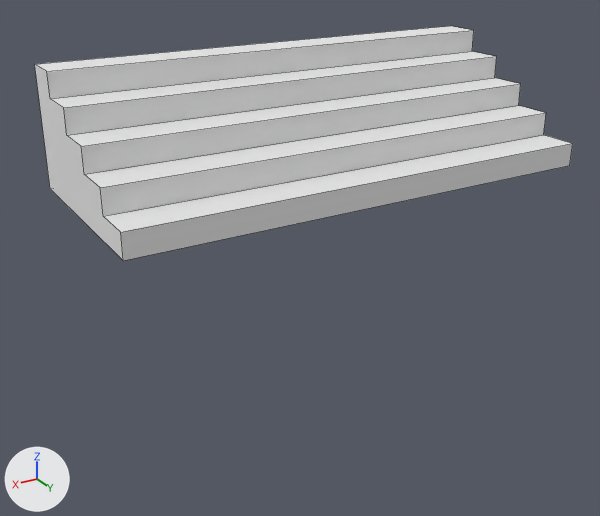
A saved change to the Blender file Models/Stands.blend.
The view is the same before and after, from a camera (50 mm lens) standing at (10.58, 15.13, 6.26) and looking at (0.5, -1.68, -2.14). Arrows for +X, +Y and +Z are at lower left; the lights stay in place. Mesh edges are drawn as thin lines.
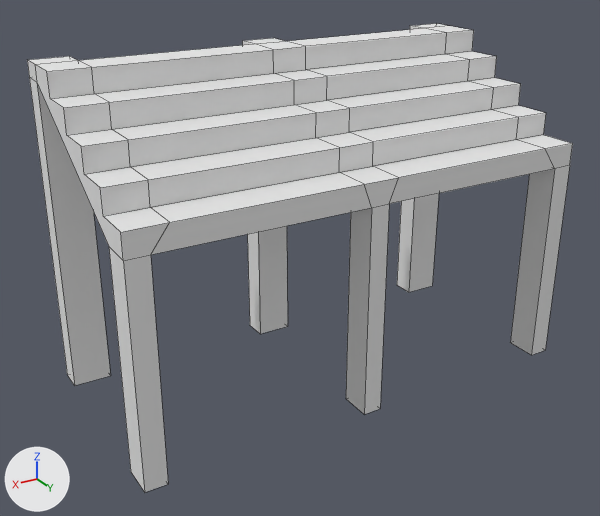
Boxes (x1, y1, x2, y2) around the edits, measured in the pictures (600 x 516 px):
'Cube', reshaped (99% taller): before (35, 26, 573, 261); after (27, 24, 573, 492)

The change, as a list of edits to the scene's bpy script:
```text
Change me_cube:
    used by ob_cube; location = (0.0, 0.0, 0.0)
    remove me_cube.from_pydata(...)  # 24 vertices, 14 faces; spans x -6.0..6.0, y -4.0..1.0, z 0.0..2.91
    add me_cube.from_pydata(...)  # 114 vertices, 103 faces; spans x -6.0..6.0, y -4.65..1.0, z -5.43..2.91
    me_cube part 1
    2 vertices are removed from x -6.0..6.0, y -4.0, z 0.0
    14 faces are deleted
    12 vertices are added at x -6.0..6.0, y 0.17, z -5.43..0.0
    10 new vertices lie (-0.98, 0.0, 0.0) away from vertices in x 6.0, y -4.0..1.0, z 0.58..2.91
    10 new vertices lie (0.98, 0.0, 0.0) away from vertices in x -6.0, y -4.0..1.0, z 0.58..2.91
    10 new vertices lie (-4.55, 0.0, 0.0) away from vertices in x 5.02, y -4.0..1.0, z 0.58..2.91
    10 new vertices lie (4.55, 0.0, 0.0) away from vertices in x -5.02, y -4.0..1.0, z 0.58..2.91
    6 new vertices lie (0.0, 0.0, -0.4) away from vertices in x -6.0..6.0, y -4.0, z 2.91
    12 new vertices lie (0.0, -0.65, 0.0) away from vertices in x -6.0..6.0, y -4.0, z 2.51..2.91
    12 new vertices lie (0.0, 0.0, -7.94) away from vertices in x -6.0..6.0, y -4.65..-4.0, z 2.51
    10 new vertices lie (0.0, 0.83, 0.0) away from vertices in x -6.0..6.0, y 0.17, z -5.43..0.0
    103 new faces join them
```
